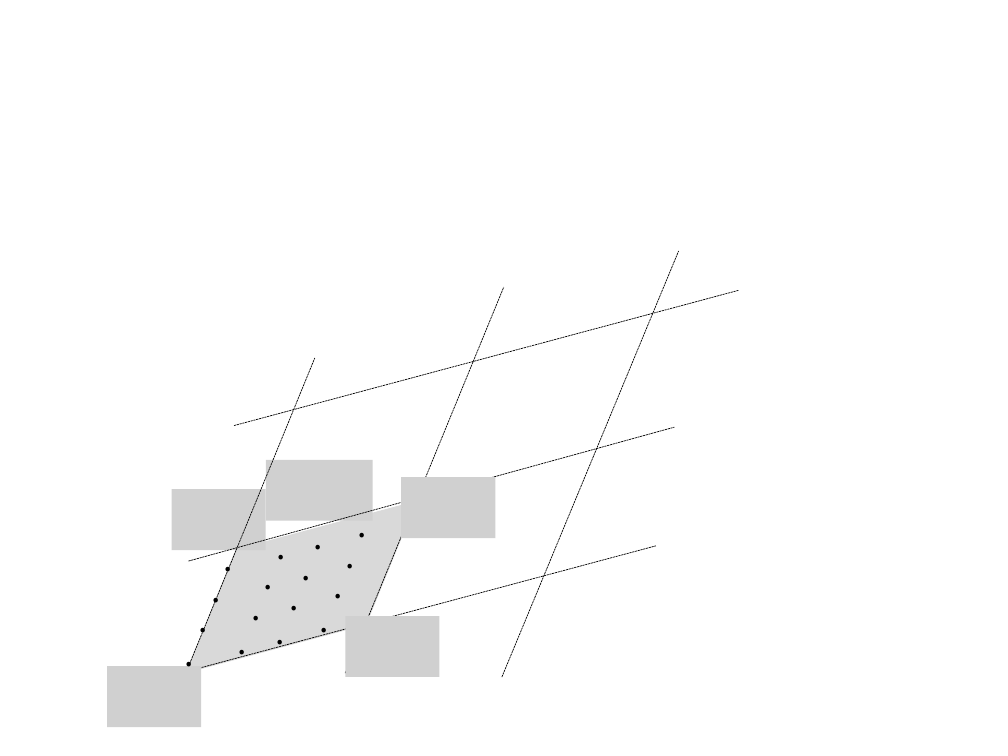
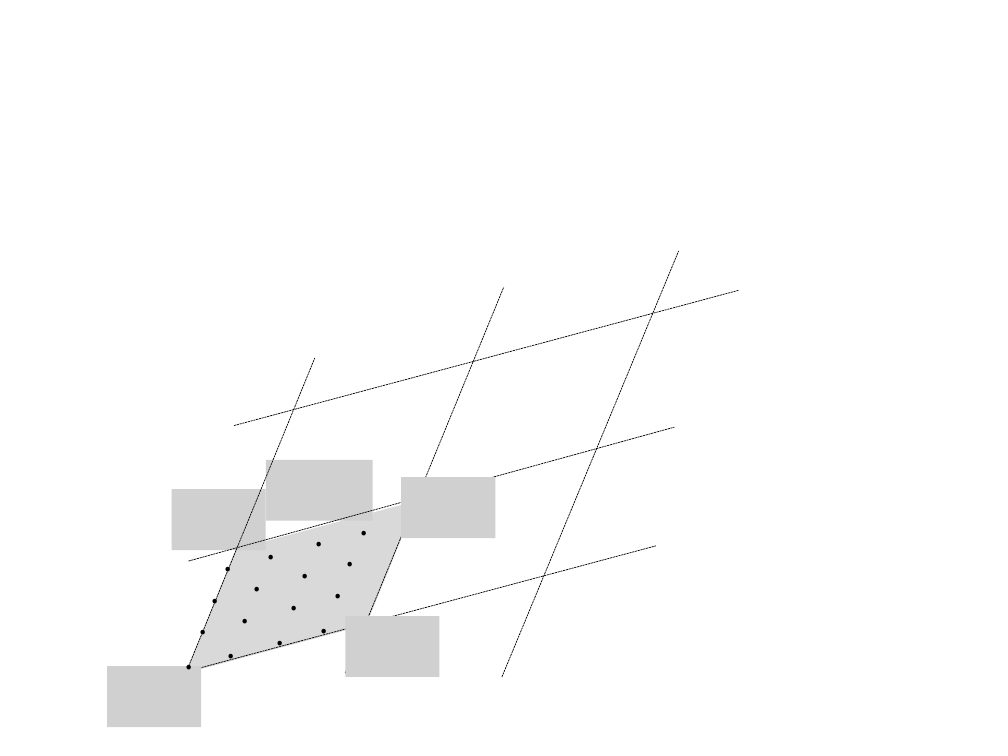
Before and after one commit to herumi/ango-src, a slide deck: slide 1 of img/mtorsion.pptx. Drawn at 1008x756 pixels with LibreOffice and Linux fonts; fonts in the diff are those of the drawing; grey boxes stand for pictures. Boxes give left, top, right and bottom in pixels: in the first picture for what was removed or moved away, otherwise in the second. Text is boxed around its words. In the diff, an @@ line names an element or a change of style, - is before the commit and + after.

```diff
--- a/img/mtorsion.pptx
+++ b/img/mtorsion.pptx
@@ text ".": place and size @@
-text "." at <box>256,516,319,577</box>
+text "." at <box>246,516,308,577</box>
@@ text ".": place and size @@
-text "." at <box>244,546,306,607</box>
+text "." at <box>232,548,294,609</box>
@@ text ".": place and size @@
-text "." at <box>232,577,294,637</box>
+text "." at <box>222,581,284,641</box>
@@ text ".": place and size @@
-text "." at <box>165,623,224,683</box>
+text "." at <box>165,627,224,687</box>
@@ text ".": place and size @@
-text "." at <box>218,611,280,671</box>
+text "." at <box>208,615,270,675</box>
```
Also in this commit, not shown: 5 other files.
